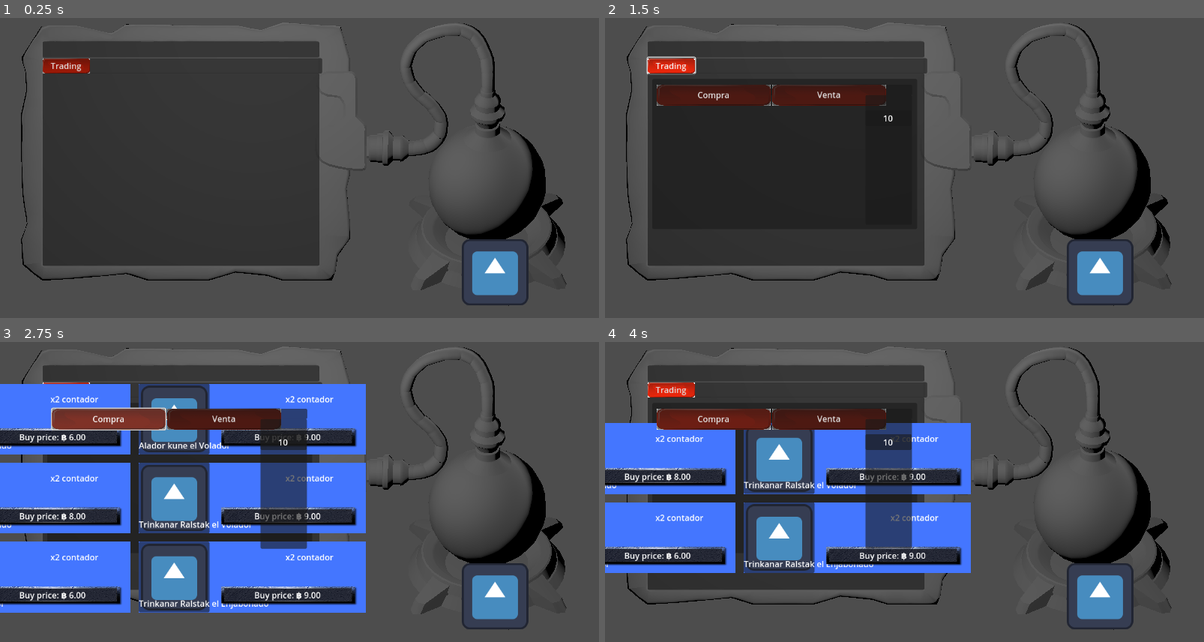
Above: before the commit, frames 1-4 (two rows, left to right).
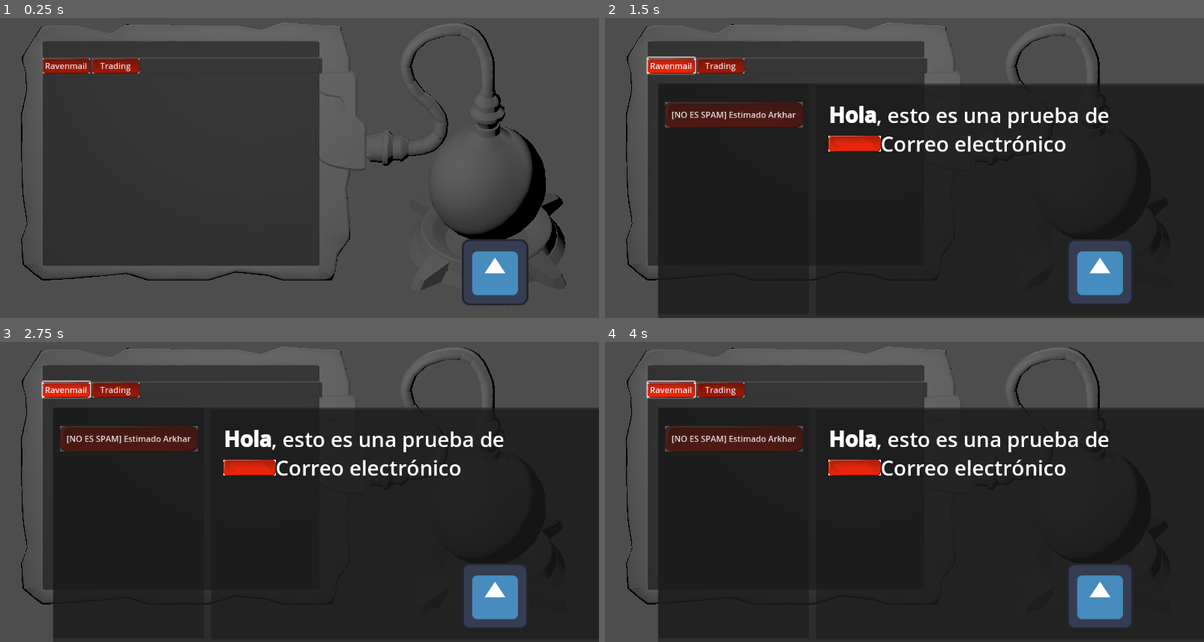
Above: after the commit, the same moments.

Repository: Chofitet/BubbleCoin
Game: Godot game, scene res://Scenes/Escenario/escenario.tscn
Same seed, same stepped clock (60 frames per second), same inputs: the game is played once before the commit and once after it. The engine's default icon, where the game draws it, is replaced by a stand-in: a white triangle on a blue panel in a dark square.
Inputs (mouse positions are in pixels of both pictures, inside the frame that each line leads up to):
- Up to frame 1 (0.25 s): no input
- Up to frame 2 (1.5 s): click "Trading" at 0.5 s; click (670, 66) at 1.25 s, where only the run after the commit has a clickable "Ravenmail"
- Up to frame 3 (2.75 s): click (107, 420) at 2 s, where only the run before the commit has a clickable "Compra"
- Up to frame 4 (4 s): click (658, 438) at 2.75 s, where only the run before the commit has a clickable "Buy price: ฿ 6.00"; click (658, 438) at 3.5 s, where only the run before the commit has a clickable "Buy price: ฿ 9.00"

The runs differ from the first frame. In frame 1, 0.5% of the frame differs, in the area x 7-24%, y 13-19%; in frame 2, 44%; in frame 3, 70%, in the area x 0-100%, y 12-100%; in frame 4, 64%.

Commit message:
add ravenmail tab to web_window

Diff:
--- a/bubblecoin/Scenes/Web_Window/web_window.tscn
+++ b/bubblecoin/Scenes/Web_Window/web_window.tscn
@@ -1,9 +1,10 @@
-[gd_scene load_steps=6 format=3 uid="uid://65w1bax7wqlj"]
+[gd_scene load_steps=7 format=3 uid="uid://65w1bax7wqlj"]
 
 [ext_resource type="Texture2D" uid="uid://be37561hvnr5h" path="res://Scenes/Web_Window/tab.jpg" id="1_ag27l"]
 [ext_resource type="Script" path="res://Scenes/Web_Window/Tab_Group_Controller.gd" id="1_ms467"]
 [ext_resource type="Script" path="res://Scenes/Web_Window/TabController.gd" id="2_v1c5a"]
 [ext_resource type="Script" path="res://Scenes/Web_Window/WebSpawner.gd" id="4_cnpws"]
+[ext_resource type="PackedScene" uid="uid://qlbjd1hi37g0" path="res://Scenes/Web_Window/Webs/ravenmail_web.tscn" id="4_jyajh"]
 [ext_resource type="PackedScene" uid="uid://enowhwvjxhkg" path="res://Scenes/Web_Window/Webs/trade_web.tscn" id="5_dalg5"]
 
 [node name="Web_Window" type="Control"]
@@ -42,14 +43,14 @@
 grow_horizontal = 2
 grow_vertical = 2
 script = ExtResource("1_ms467")
-TabEnables = 1
+TabEnables = 2
 
 [node name="Tab" type="TextureRect" parent="Tab_Bar/Tab_Controller"]
 layout_mode = 2
 texture = ExtResource("1_ag27l")
 expand_mode = 3
 script = ExtResource("2_v1c5a")
-Web = ExtResource("5_dalg5")
+Web = ExtResource("4_jyajh")
 
 [node name="button" type="Button" parent="Tab_Bar/Tab_Controller/Tab"]
 layout_mode = 1
@@ -58,7 +59,7 @@
 anchor_bottom = 1.0
 grow_horizontal = 2
 grow_vertical = 2
-text = "Trading"
+text = "Ravenmail"
 flat = true
 
 [node name="Tab2" type="TextureRect" parent="Tab_Bar/Tab_Controller"]
@@ -75,6 +76,7 @@
 anchor_bottom = 1.0
 grow_horizontal = 2
 grow_vertical = 2
+text = "Trading"
 flat = true
 
 [node name="Tab3" type="TextureRect" parent="Tab_Bar/Tab_Controller"]
